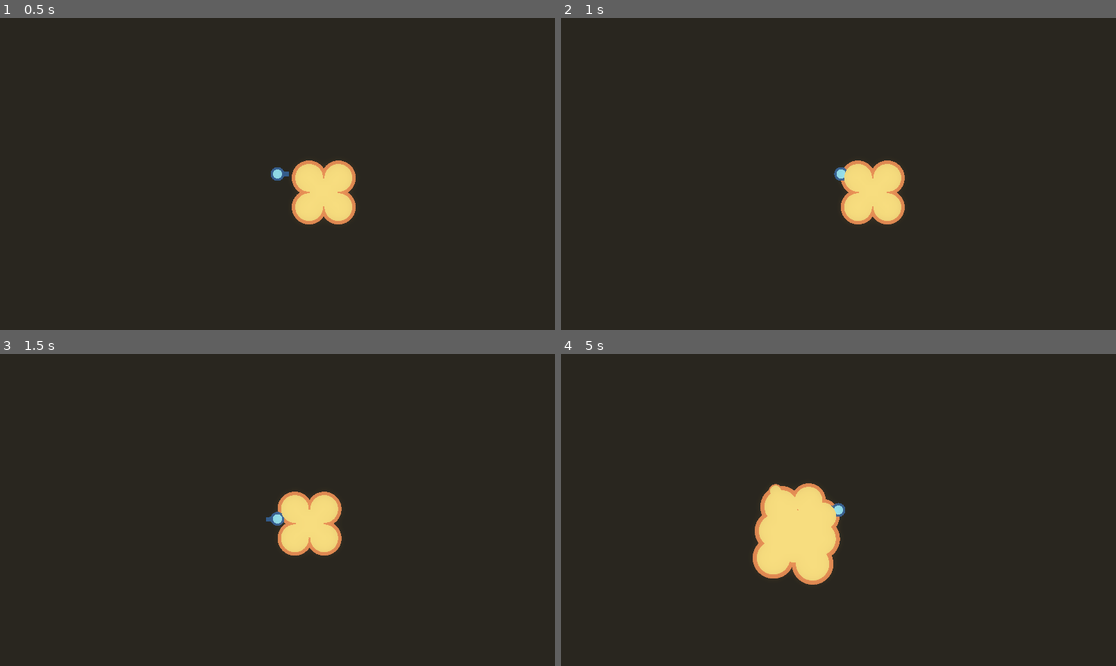
Above: before the commit, frames 1-4 (two rows, left to right).
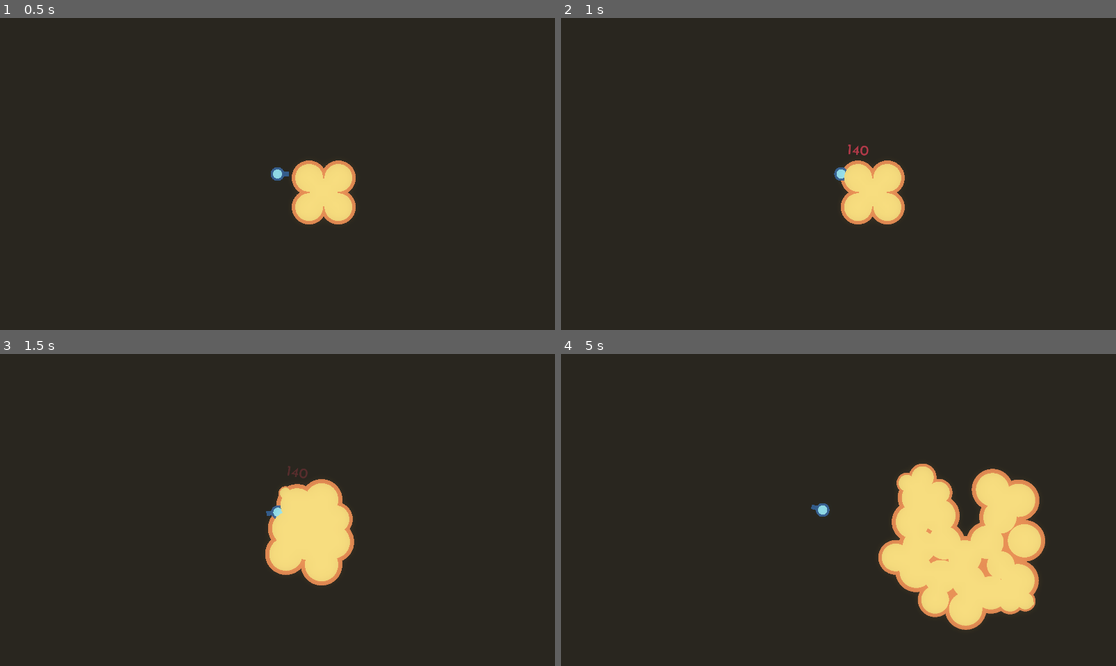
Above: after the commit, the same moments.

Repository: WhyTophat/PrimitiveShapesJam
Game: Godot game, scene res://Levels/Test.tscn
Two runs of this game, one before a commit and one after it. Both use one fixed random seed, a clock stepped at 60 frames per second and the inputs below.
Inputs (mouse positions are in pixels of both pictures, inside the frame that each line leads up to):
- Up to frame 1 (0.5 s): no input
- Up to frame 2 (1 s): tap Enter at 0.5 s; move the mouse to (960, 158) at 0.52 s; hold Right (ui_right) from 0.53 s (still down); click (960, 158) at 0.67 s
- Up to frame 3 (1.5 s): move the mouse to (166, 525) at 1.27 s; release Right (ui_right) at 1.28 s; hold Down (ui_down) from 1.28 s (still down)
- Up to frame 4 (5 s): move the mouse to (894, 441) at 2.02 s; release Down (ui_down) at 2.03 s; hold Right (ui_right) 2.03-2.78 s; move the mouse to (810, 572) at 2.77 s; hold Up (ui_up) 2.78-3.53 s; click (810, 572) at 2.92 s; move the mouse to (1005, 556) at 3.52 s; hold Left (ui_left) from 3.53 s (still down); move the mouse to (672, 463) at 4.27 s

Frame 1 is identical in both runs. In frame 2, less than 0.1% of the frame differs, in the area x 51-56%, y 40-45%; in frame 3, 2.7%; in frame 4, 15%, in the area x 34-88%, y 35-89%.

Commit message:
damage text works and added mm scene

Diff:
--- a/Levels/Main.tscn
+++ b/Levels/Main.tscn
@@ -1,9 +1,11 @@
-[gd_scene load_steps=3 format=3 uid="uid://30cnssvqouh4"]
+[gd_scene load_steps=4 format=3 uid="uid://30cnssvqouh4"]
 
+[ext_resource type="Script" path="res://Scripts/Main.gd" id="1_7gwh4"]
 [ext_resource type="PackedScene" uid="uid://7ijo3fqa0b81" path="res://Reuse/Player.tscn" id="1_8rff0"]
 [ext_resource type="Script" path="res://Scripts/CameraChanger.gd" id="1_v3usy"]
 
 [node name="Main Scene" type="Node2D"]
+script = ExtResource("1_7gwh4")
 
 [node name="Collision" type="Node2D" parent="."]
 
--- /dev/null
+++ b/Levels/MainMenu.tscn
@@ -0,0 +1,35 @@
+[gd_scene load_steps=2 format=3 uid="uid://bih2b76juofha"]
+
+[ext_resource type="FontFile" uid="uid://b36t1ml6ymc6i" path="res://Reuse/Fonts/JosefinSans-Bold.ttf" id="1_0nqpy"]
+
+[node name="MainMenu" type="Node2D"]
+
+[node name="ColorRect" type="ColorRect" parent="."]
+offset_left = -24.0
+offset_top = -24.0
+offset_right = 1944.0
+offset_bottom = 1104.0
+color = Color(0.168627, 0.156863, 0.129412, 1)
+
+[node name="RichTextLabel2" type="RichTextLabel" parent="."]
+offset_left = 640.0
+offset_top = 70.0
+offset_right = 1280.0
+offset_bottom = 270.0
+theme_override_colors/default_color = Color(0, 0, 0, 1)
+theme_override_fonts/normal_font = ExtResource("1_0nqpy")
+theme_override_font_sizes/normal_font_size = 80
+bbcode_enabled = true
+text = "[center]Untitled Pathogen Game"
+fit_content = true
+
+[node name="RichTextLabel" type="RichTextLabel" parent="."]
+offset_left = 640.0
+offset_top = 64.0
+offset_right = 1280.0
+offset_bottom = 264.0
+theme_override_fonts/normal_font = ExtResource("1_0nqpy")
+theme_override_font_sizes/normal_font_size = 80
+bbcode_enabled = true
+text = "[center]Untitled Pathogen Game"
+fit_content = true
--- a/Reuse/Bacterium.tscn
+++ b/Reuse/Bacterium.tscn
@@ -28,12 +28,11 @@
 position = Vector2(24, 0)
 
 [node name="SpawnTimer" type="Timer" parent="."]
-wait_time = 3.0
 one_shot = true
 autostart = true
 
 [node name="Age" type="Timer" parent="."]
-wait_time = 7.3
+wait_time = 5.0
 one_shot = true
 autostart = true
 
--- a/Reuse/DamageText.tscn
+++ b/Reuse/DamageText.tscn
@@ -129,7 +129,7 @@
 "times": PackedFloat32Array(0, 0.2, 0.6),
 "transitions": PackedFloat32Array(1, 1, 1),
 "update": 0,
-"values": [Vector2(0, 0), Vector2(0, -80), Vector2(0, -100)]
+"values": [Vector2(0, 0), Vector2(0, -85), Vector2(0, -95)]
 }
 tracks/2/type = "value"
 tracks/2/imported = false
@@ -141,7 +141,7 @@
 "times": PackedFloat32Array(0, 0.3, 0.7),
 "transitions": PackedFloat32Array(1, 1, 1),
 "update": 0,
-"values": [0.0, 0.174533, 0.261799]
+"values": [0.0, -0.174533, -0.261799]
 }
 tracks/3/type = "value"
 tracks/3/imported = false
@@ -180,7 +180,7 @@
 "times": PackedFloat32Array(0, 0.2, 0.6),
 "transitions": PackedFloat32Array(1, 1, 1),
 "update": 0,
-"values": [Vector2(0, 0), Vector2(0, -80), Vector2(0, -100)]
+"values": [Vector2(0, 0), Vector2(0, -90), Vector2(0, -110)]
 }
 tracks/2/type = "value"
 tracks/2/imported = false
@@ -192,7 +192,7 @@
 "times": PackedFloat32Array(0, 0.3, 0.7),
 "transitions": PackedFloat32Array(1, 1, 1),
 "update": 0,
-"values": [0.0, 0.174533, 0.261799]
+"values": [0.0, 0.0872665, 0.174533]
 }
 tracks/3/type = "value"
 tracks/3/imported = false
@@ -221,7 +221,6 @@
 script = ExtResource("1_kwwke")
 
 [node name="RichTextLabel" type="RichTextLabel" parent="."]
-z_index = 3
 offset_left = -48.0
 offset_top = -24.0
 offset_right = 48.0
@@ -239,3 +238,10 @@
 libraries = {
 "": SubResource("AnimationLibrary_85xyb")
 }
+
+[node name="Timer" type="Timer" parent="."]
+wait_time = 1.3
+one_shot = true
+autostart = true
+
+[connection signal="timeout" from="Timer" to="." method="_on_timer_timeout"]
--- a/Reuse/Player.tscn
+++ b/Reuse/Player.tscn
@@ -11,7 +11,6 @@
 modulate = Color(1.5, 1.5, 1.5, 1)
 collision_mask = 5
 script = ExtResource("1_ygnj2")
-Firerate = 0.15
 Bullet = ExtResource("2_tqaru")
 
 [node name="Shooter" type="Node2D" parent="."]
@@ -41,4 +40,6 @@
 [node name="Camera" type="Camera2D" parent="."]
 position_smoothing_enabled = true
 
+[node name="Hud" type="Node2D" parent="."]
+
 [connection signal="timeout" from="FireTimer" to="." method="_on_fire_timer_timeout"]
--- a/Scripts/Bacterium.gd
+++ b/Scripts/Bacterium.gd
@@ -27,7 +27,7 @@
 			var animnum = rng.randi_range(1,3)
 			hp -=10
 			hptext.setspawnparams(animnum, hp, global_position)
-
+			add_child(hptext)
 	if testsize > size and testsize <= 6:
 		size = testsize
 		hp = maxhp
@@ -37,7 +37,7 @@
 
 func _ready():
 	hp = maxhp
-	startingtime = $SpawnTimer.wait_time
+	startingtime = size * 1.6
 
 func spawn():
 	var spawntimerrng = rng.randf_range(-1, 1)
--- a/Scripts/DamageText.gd
+++ b/Scripts/DamageText.gd
@@ -1,11 +1,11 @@
 extends Node2D
 
-func _process(delta):
-	if !($AnimationPlayer.is_playing()):
-		queue_free()
 
 func setspawnparams(animationsetter, textsetter, positionsetter):
 	$AnimationPlayer.play("float" + str(animationsetter))
 	$RichTextLabel.set_text("[center]" + str(textsetter))
 	global_position = positionsetter
 	print(animationsetter, " ", textsetter," " , positionsetter)
+
+func _on_timer_timeout():
+	queue_free()
--- /dev/null
+++ b/Scripts/Main.gd
@@ -0,0 +1,11 @@
+extends Node2D
+
+
+# Called when the node enters the scene tree for the first time.
+func _ready():
+	pass # Replace with function body.
+
+
+# Called every frame. 'delta' is the elapsed time since the previous frame.
+func _process(delta):
+	pass
--- a/Scripts/Player.gd
+++ b/Scripts/Player.gd
@@ -8,7 +8,7 @@
 @export_category("Player Stats")
 @export var Topspeed = 300
 @export var Accel = 50
-@export var Firerate = .2
+@export var Firerate = .15
 
 @export_category("Scenes")
 @export var Bullet:PackedScene
